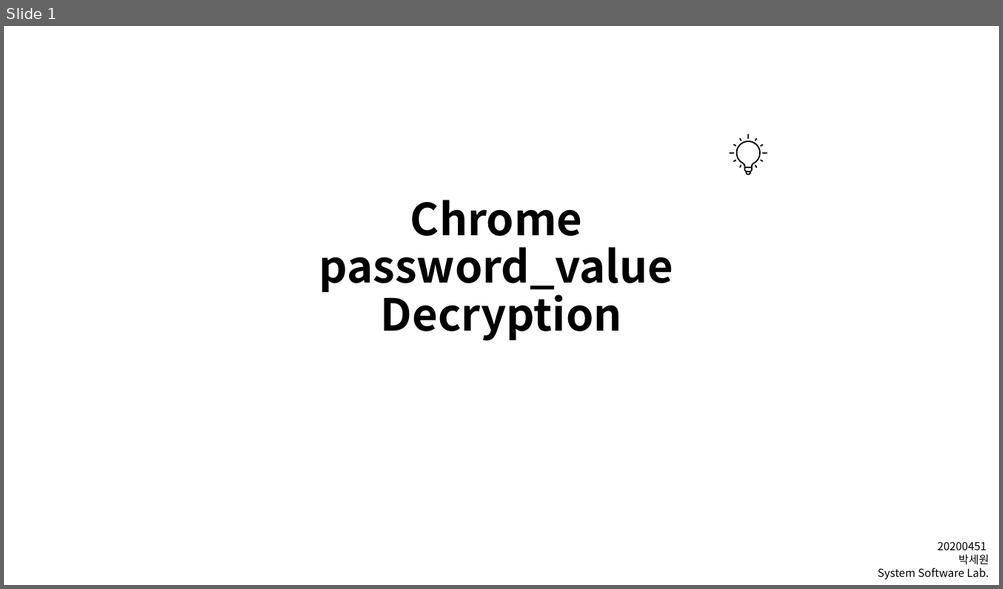
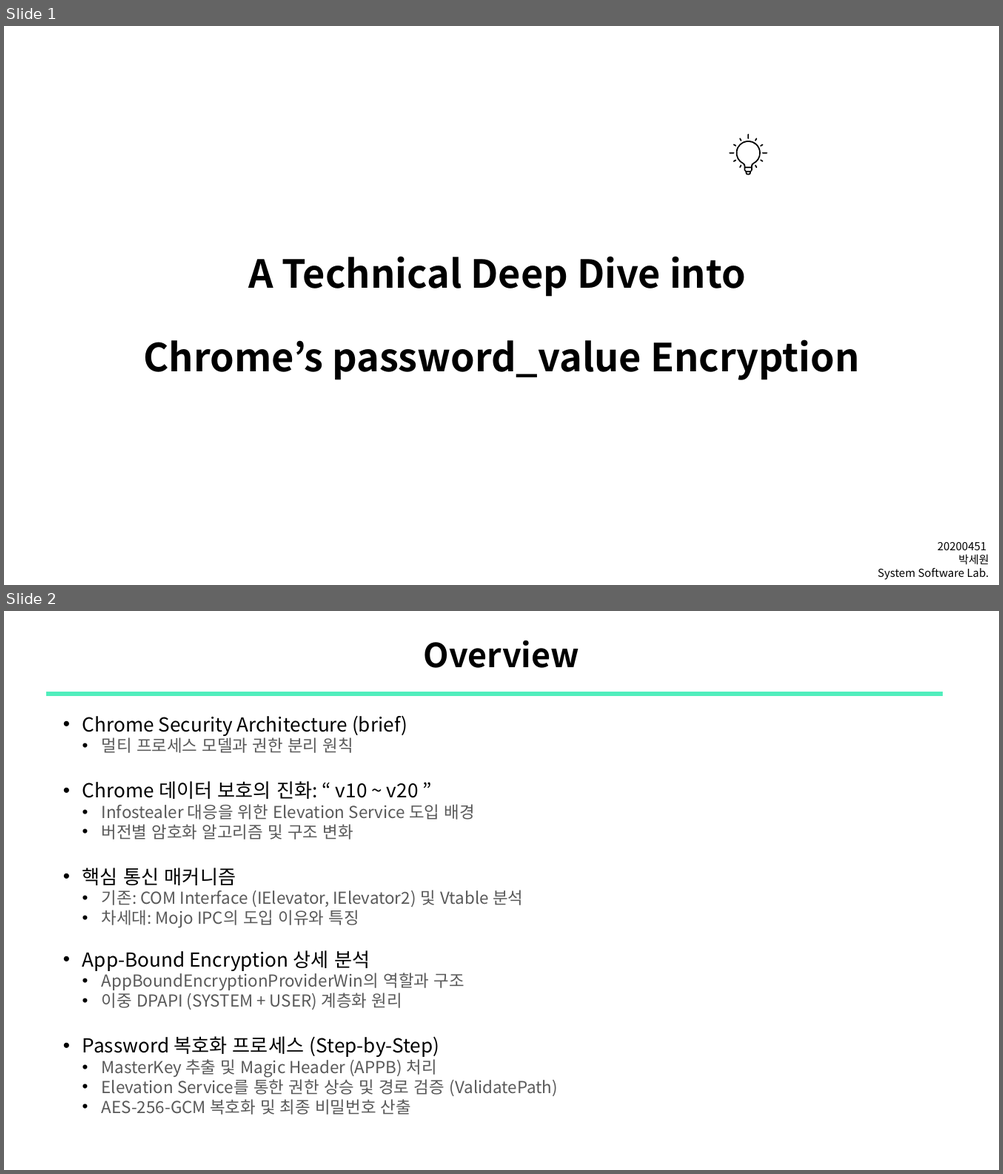
Before and after one commit to sewonpark-sec/SSL-Seminar, a slide deck: 15_Chrome_PW_Decryption.pptx. Shown one above the other, each under a label of ours: slide 1 before the commit, slides 1 and 2 after it. The pictures are 1003x589 and 1003x1174 pixels, drawn with LibreOffice and Linux fonts; fonts in the diff are those of the drawing. Boxes give left, top, right and bottom in pixels: in the first picture for what was removed or moved away, otherwise in the second. Text is boxed around its words. In the diff, an @@ line names an element or a change of style, - is before the commit and + after.

Commit message:
upload: Chrome PW Decryption

```diff
--- a/15_Chrome_PW_Decryption.pptx
+++ b/15_Chrome_PW_Decryption.pptx
@@ slide 2 added at [4, 611, 999, 1170], background #FFFFFF @@
@@ title added at [424, 640, 579, 668], 24 pt, text #000000, bold @@
+Overview
@@ line added from (45, 694) to (943, 694), #51EEBC 3 pt @@
@@ text added at [82, 715, 558, 1115], 12 pt, text #595959 @@
+    • Chrome Security Architecture (brief)
+    • 멀티 프로세스 모델과 권한 분리 원칙
+    • Chrome 데이터 보호의 진화: “ v10 ~ v20 ”
+    • Infostealer 대응을 위한 Elevation Service 도입 배경
+    • 버전별 암호화 알고리즘 및 구조 변화
+    • 핵심 통신 매커니즘
+    • 기존: COM Interface (IElevator, IElevator2) 및 Vtable 분석
+    • 차세대: Mojo IPC의 도입 이유와 특징
+    • App-Bound Encryption 상세 분석
+    • AppBoundEncryptionProviderWin의 역할과 구조
+    • 이중 DPAPI (SYSTEM + USER) 계층화 원리
+    • Password 복호화 프로세스 (Step-by-Step)
+    • MasterKey 추출 및 Magic Header (APPB) 처리
+    • Elevation Service를 통한 권한 상승 및 경로 검증 (ValidatePath)
+    • AES-256-GCM 복호화 및 최종 비밀번호 산출
@@ slide 1 changed as well @@
@@ title at [144, 256, 859, 380]: text changed; size 32 to 28 pt @@
-Chrome
-password_value
-Decryption
+A Technical Deep Dive into
+Chrome’s password_value Encryption
```
Also in this commit, not shown: 2 other slides changed, 19 other slides added, 9 slides removed.
